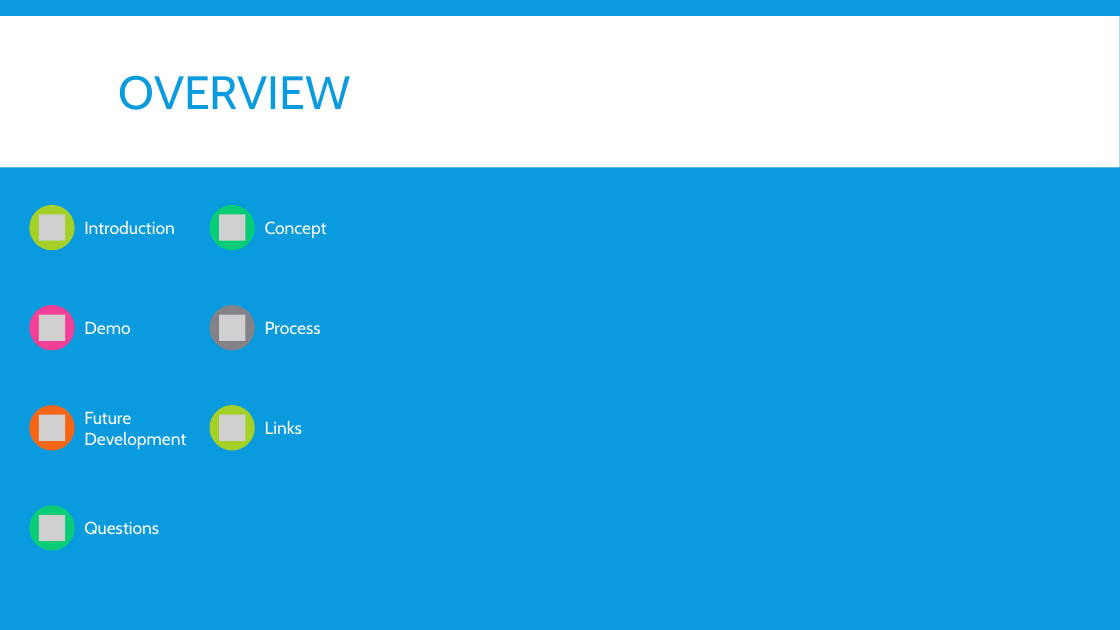
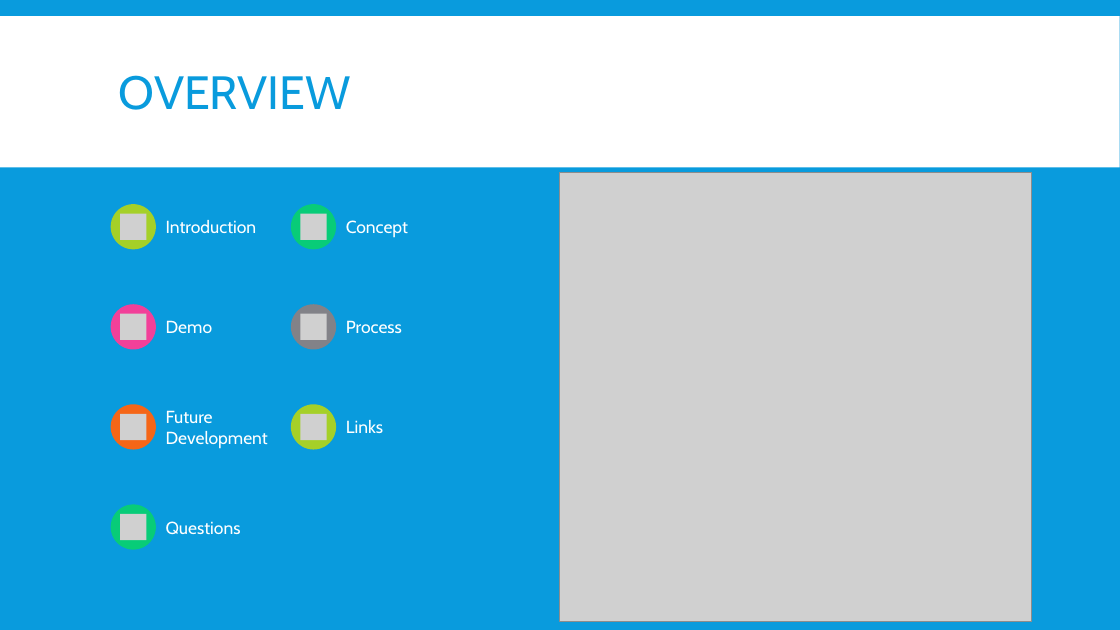
Before and after one commit to gehanstedt/change-forecast, a slide deck: slide 2 of Presentation/Draft Change Forecast Presentation.pptx. Drawn at 1120x630 pixels with LibreOffice and Linux fonts; fonts in the diff are those of the drawing; grey boxes stand for pictures. Boxes give left, top, right and bottom in pixels: in the first picture for what was removed or moved away, otherwise in the second. Text is boxed around its words. In the diff, an @@ line names an element or a change of style, - is before the commit and + after.

```diff
--- a/Presentation/Draft Change Forecast Presentation.pptx
+++ b/Presentation/Draft Change Forecast Presentation.pptx
@@ picture added at (560, 172, 1032, 623) @@
@@ 7 texts, 7 ellipses, 2 pictures: place and size @@
-7 texts, 7 ellipses, 2 pictures at (29, 205, 327, 551)
+7 texts, 7 ellipses, 2 pictures at (111, 204, 408, 550)
@@ group removed at (39, 214, 245, 541): 5 pictures @@
@@ group added at (120, 213, 327, 540): 5 pictures @@
```
Also in this commit, not shown: 8 other slides changed, 1 other file.
